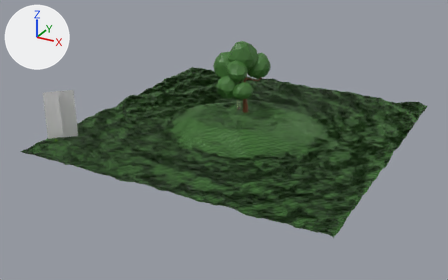
The glTF model assets/models/endings/forest-swing.glb: old version first, new version second.
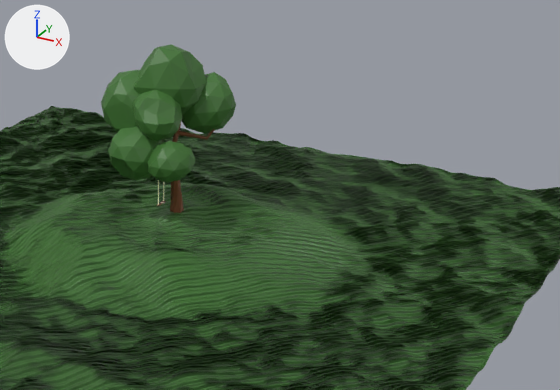
There are two pictures of each version: one whole from a 50 mm camera at (20.9, -41.0, 19.0) aimed at (-0.5, -2.1, -0.4), one close up on the part from 38% to 91% of the width and 8% to 67% of the height. The lights are fixed; the arrows at upper left show +X, +Y and +Z. The first two pictures are the older version. Where no turn or scale is listed for an object, it has been applied to the vertices.

Objects in the first close-up: 'Ground_ForestClearing', 'Tree_Hero' and 1 more.
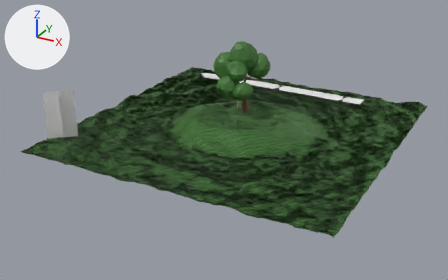
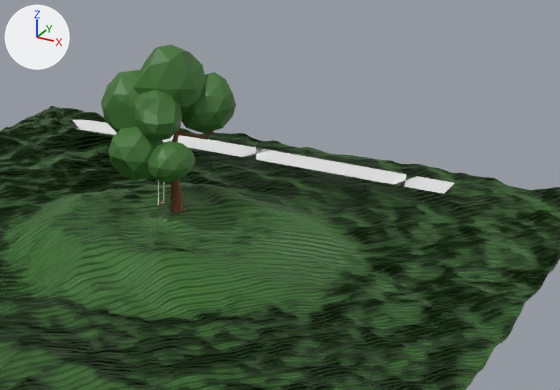
Location of each change, (x1, y1, x2, y2) in pixels of the close-ups (560 x 390 px):
```json
{"object": "PathBoundary", "change": "now drawn", "after": [72, 120, 454, 194]}
```

Scene script edits in JSON lines:
```json
{"op": "add", "block": "me_貝茲曲線", "code": ["me_貝茲曲線 = bpy.data.meshes.new('貝茲曲線')", "me_貝茲曲線.from_pydata(...)  # 74 vertices, 72 faces; spans x -9.3..7.1, y -0.7..0.9, z 0.0"]}
{"op": "set", "path": "ob_pathboundary", "old": "bpy.data.objects.new('PathBoundary', None)", "new": "bpy.data.objects.new('PathBoundary', me_貝茲曲線)"}
```
